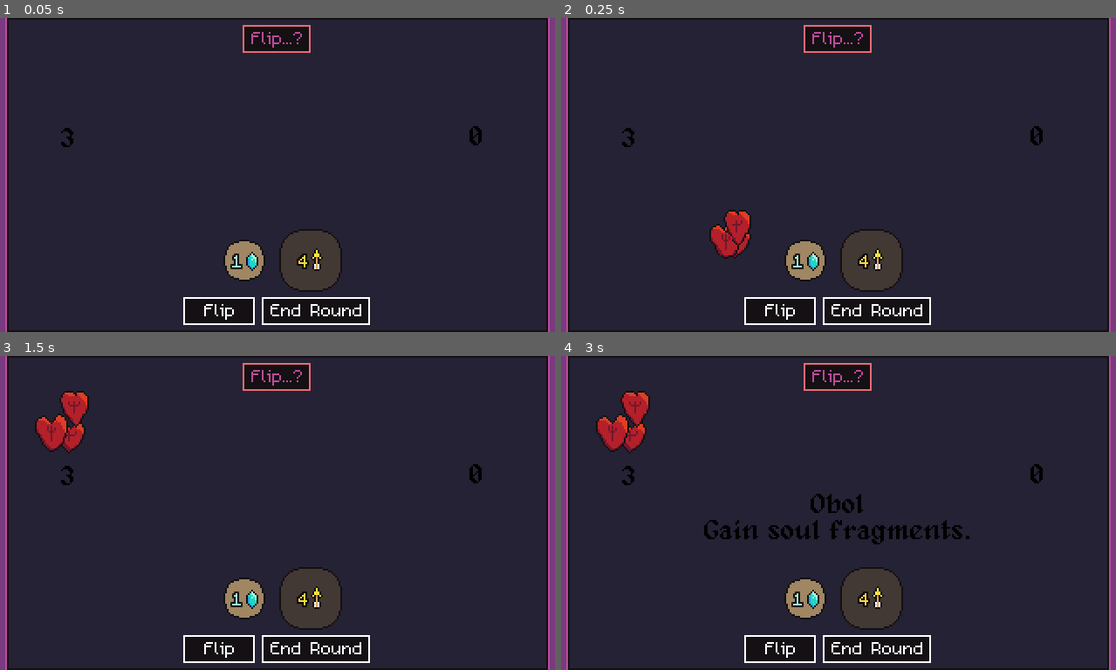
Above: before the commit, frames 1-4 (two rows, left to right).
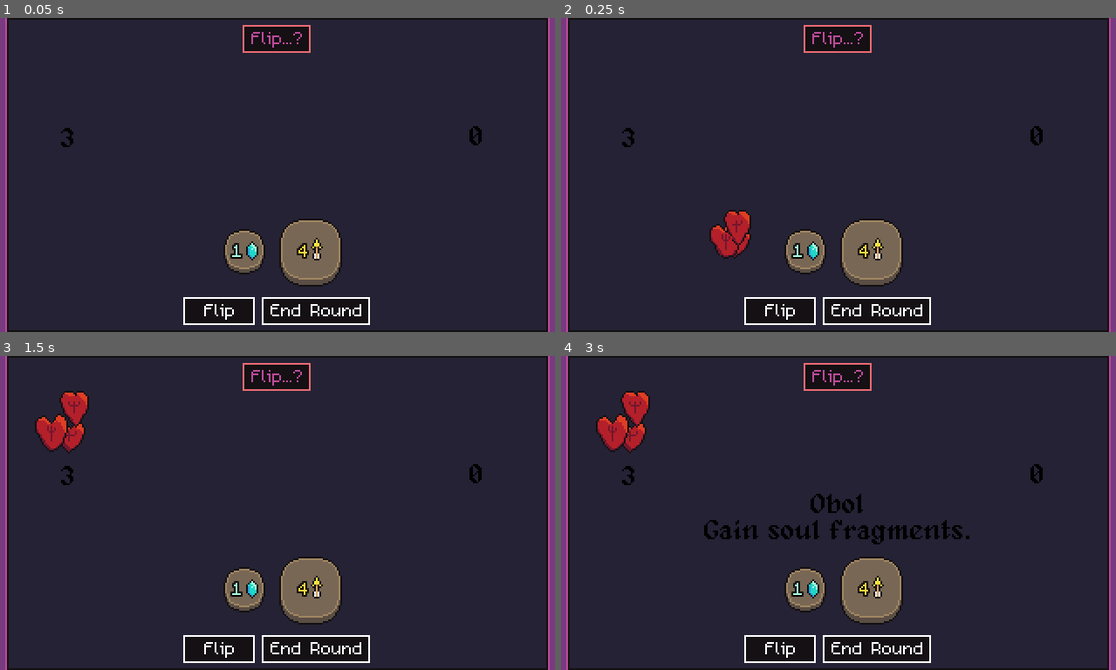
Above: after the commit, the same moments.

Repository: bdunko/Charon-s-Obol
Game: Godot game, scene res://main.tscn
Two runs of this game, one before a commit and one after it. Both use one fixed random seed, a clock stepped at 60 frames per second and the inputs below.
Inputs (mouse positions are in pixels of both pictures, inside the frame that each line leads up to):
- Up to frame 1 (0.05 s): no input
- Up to frame 2 (0.25 s): no input
- Up to frame 3 (1.5 s): move the mouse to (277, 377) at 0.52 s; click (277, 377) at 0.67 s; tap Enter at 1.25 s; move the mouse to (216, 569) at 1.27 s; click (216, 569) at 1.42 s
- Up to frame 4 (3 s): tap Space at 2 s; move the mouse to (844, 569) at 2.02 s; click (844, 569) at 2.17 s; tap Enter at 2.75 s; move the mouse to (810, 575) at 2.77 s; click (810, 575) at 2.92 s

The runs differ from the first frame. In frame 1, 3.1% of the frame differs, in the area x 40-62%, y 63-88%; in frame 2, 3.1%; in frame 3, 3.1%; in frame 4, 3.1%.
Error in both runs: Assertion failed. (res://global.gd:139)

Commit message:
Improved coin graphics

Diff:
--- a/components/coin.tscn
+++ b/components/coin.tscn
@@ -1,20 +1,20 @@
 [gd_scene load_steps=3 format=3 uid="uid://bkl5p2djoo52i"]
 
-[ext_resource type="Script" path="res://components/coin.gd" id="1_7p678"]
-[ext_resource type="Texture2D" uid="uid://d0e73sw1twm8f" path="res://assets/coins/tetrobol.png" id="2_3pbpe"]
+[ext_resource type="Script" path="res://components/coin.gd" id="1_eg3xp"]
+[ext_resource type="Texture2D" uid="uid://d0e73sw1twm8f" path="res://assets/coins/tetrobol.png" id="2_dhyo4"]
 
 [node name="Coin" type="Control"]
-custom_minimum_size = Vector2(36, 36)
+custom_minimum_size = Vector2(36, 39)
 layout_mode = 3
 anchors_preset = 0
 offset_right = 36.0
 offset_bottom = 36.0
 mouse_filter = 2
-script = ExtResource("1_7p678")
+script = ExtResource("1_eg3xp")
 
 [node name="Sprite" type="Sprite2D" parent="."]
-position = Vector2(18, 18)
-texture = ExtResource("2_3pbpe")
+texture = ExtResource("2_dhyo4")
+centered = false
 
 [node name="FaceLabel" type="RichTextLabel" parent="Sprite"]
 texture_filter = 1
@@ -22,10 +22,10 @@
 anchor_top = 0.5
 anchor_right = 1.0
 anchor_bottom = 0.5
-offset_left = -17.0
-offset_top = -25.0
-offset_right = -16.0
-offset_bottom = -11.0
+offset_left = 1.0
+offset_top = -8.5
+offset_right = 2.0
+offset_bottom = 5.5
 grow_horizontal = 2
 grow_vertical = 2
 mouse_filter = 2
@@ -40,8 +40,8 @@
 position = Vector2(-16, -16)
 
 [node name="Polygon" type="CollisionPolygon2D" parent="Sprite/ClickableArea"]
-position = Vector2(-7, -7)
-polygon = PackedVector2Array(30, 5, 37, 9, 41, 16, 41, 30, 37, 37, 30, 41, 16, 41, 9, 37, 5, 30, 5, 16, 9, 9, 16, 5)
+position = Vector2(11, 12)
+polygon = PackedVector2Array(30, 5, 37, 9, 41, 16, 41, 32, 37, 39, 30, 43, 16, 43, 9, 38, 5, 32, 5, 16, 9, 9, 16, 5)
 
 [node name="LockedIcon" type="Polygon2D" parent="."]
 visible = false
--- a/main.tscn
+++ b/main.tscn
@@ -169,9 +169,9 @@
 
 [node name="CoinRow" type="HBoxContainer" parent="Table"]
 offset_left = 6.0
-offset_top = 121.0
+offset_top = 115.0
 offset_right = 314.0
-offset_bottom = 157.0
+offset_bottom = 151.0
 size_flags_horizontal = 4
 size_flags_vertical = 4
 mouse_filter = 2
Binary file changed: assets/coins/diobol.png
Binary file changed: assets/coins/obol.png
Binary file changed: assets/coins/tetrobol.png
Binary file changed: assets/coins/triobol.png
